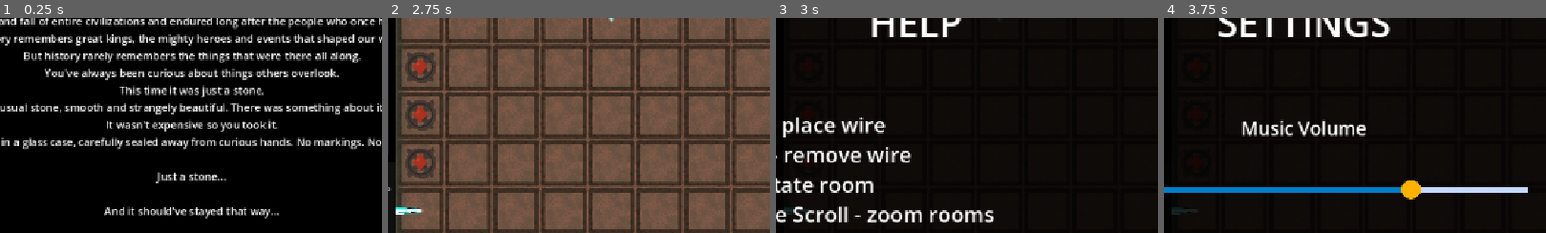
Above: before the commit, frames 1-4 (left to right).
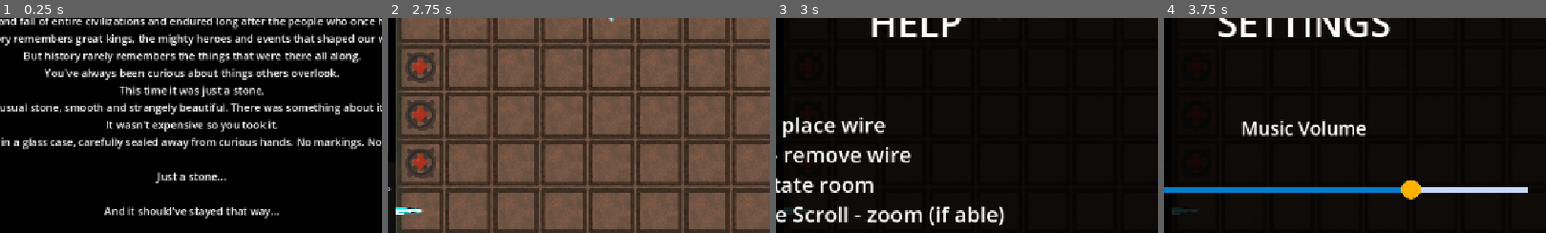
Above: after the commit, the same moments.

Repository: Wallted/ldjam-60
Game: Godot game, scene res://main.tscn
Two runs of this game, one before a commit and one after it. Both use one fixed random seed, a clock stepped at 60 frames per second and the inputs below.
Inputs (mouse positions are % of the whole screen's width and height, from its top left):
- Up to frame 1 (0.25 s): no input
- Up to frame 2 (2.75 s): click "PLAY" at 0.5 s; move the mouse to (72, 45) at 1.27 s; hold W 1.28-2.03 s; tap R (rotate) at 1.35 s; click (72, 45) at 1.42 s; move the mouse to (3, 17) at 2.02 s; tap T at 2.1 s; click (3, 17) at 2.17 s
- Up to frame 3 (3 s): click (84, 5) at 2.75 s
- Up to frame 4 (3.75 s): click (95, 5) at 3.5 s
The pictures show only the part of the screen within x 21-71%, y 5-55%; the shares and areas given below are measured in that part.

Frames 1-2 are identical in both runs. In frame 3, 1.0% of the frame differs, in the area x 40-60%, y 87-97%; in frame 4, nothing differs.

Commit message:
ui improvements (#66)
Signed-off-by: Grzegorz Choinski <grzegorzchoinski97@gmail.com>

Diff:
--- a/help.tscn
+++ b/help.tscn
@@ -41,4 +41,4 @@
 text = "- LMB - place wire
 - RMB - remove wire
 - R - rotate room
-- Mouse Scroll - zoom rooms"
+- Mouse Scroll - zoom (if able)"
